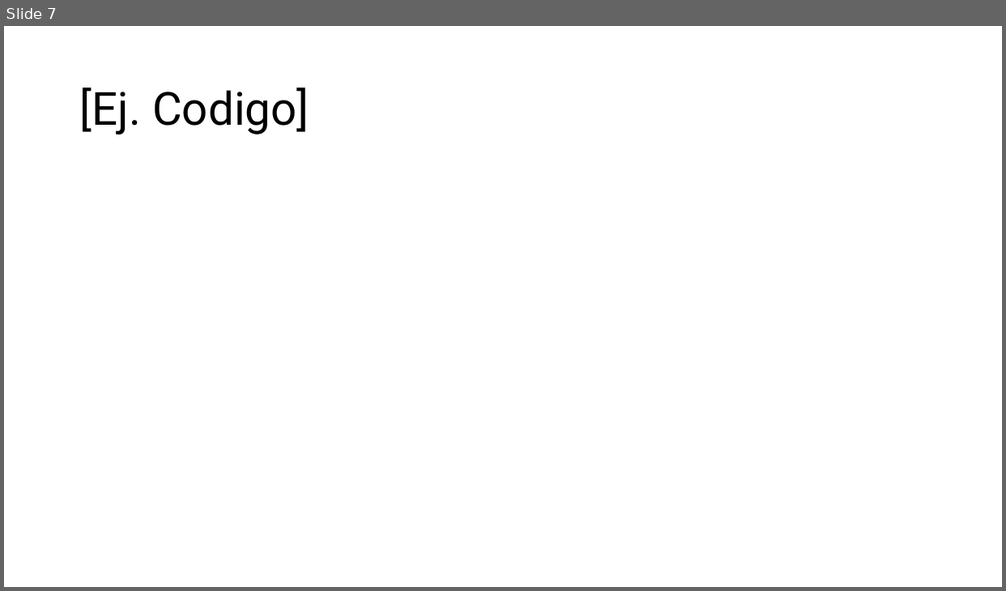
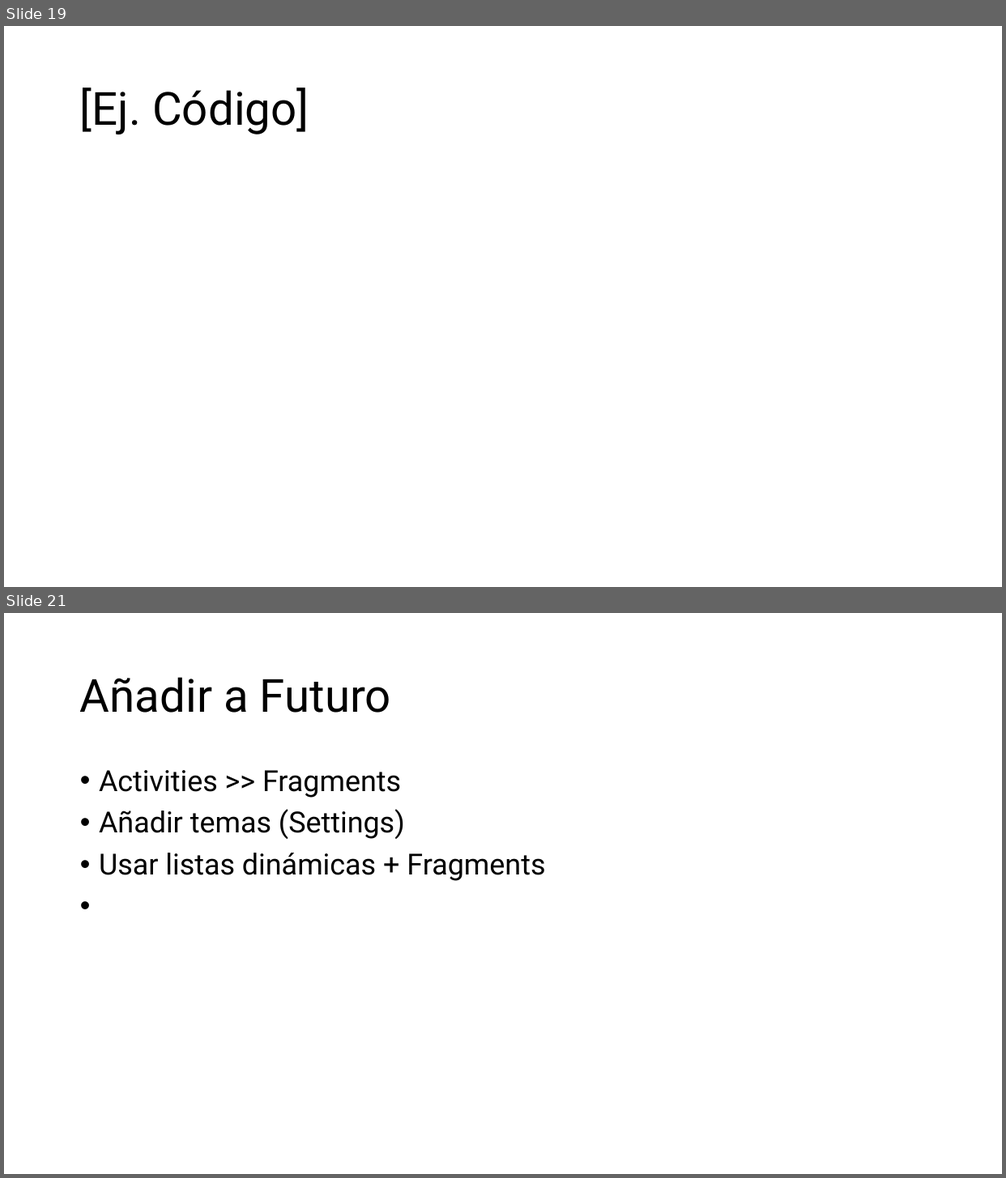
Before and after one commit to aniballpxess/CursoFP2-Apuntes, a slide deck: ASIGNATURAS/PM/PRACTICA/Ficheros-de-entregas/Presentacion-Proyecto-Macarena.pptx. Shown one above the other, each under a label of ours: slide 7 before the commit, slides 19 and 21 after it; the slides between them are not shown. The pictures are 1006x591 and 1006x1178 pixels, drawn with LibreOffice and Linux fonts; fonts in the diff are those of the drawing. Boxes give left, top, right and bottom in pixels: in the first picture for what was removed or moved away, otherwise in the second. Text is boxed around its words. In the diff, an @@ line names an element or a change of style, - is before the commit and + after.

```diff
--- a/ASIGNATURAS/PM/PRACTICA/Ficheros-de-entregas/Presentacion-Proyecto-Macarena.pptx
+++ b/ASIGNATURAS/PM/PRACTICA/Ficheros-de-entregas/Presentacion-Proyecto-Macarena.pptx
@@ slide 21 added at (4, 613, 1002, 1174), background #FFFFFF @@
@@ title added at (80, 677, 391, 713), 44 pt, text #000000 @@
+Añadir a Futuro
@@ text added at (99, 770, 545, 881), 28 pt, text #000000 @@
+• Activities >> Fragments
+• Añadir temas (Settings)
+• Usar listas dinámicas + Fragments
@@ what was slide 7 is now slide 19 @@
@@ slide 19 changed as well @@
@@ title at (80, 88, 309, 135): text changed @@
-[Ej. Codigo]
+[Ej. Código]
```
Also in this commit, not shown: 1 other slide changed, 13 other slides added, 44 other files.
